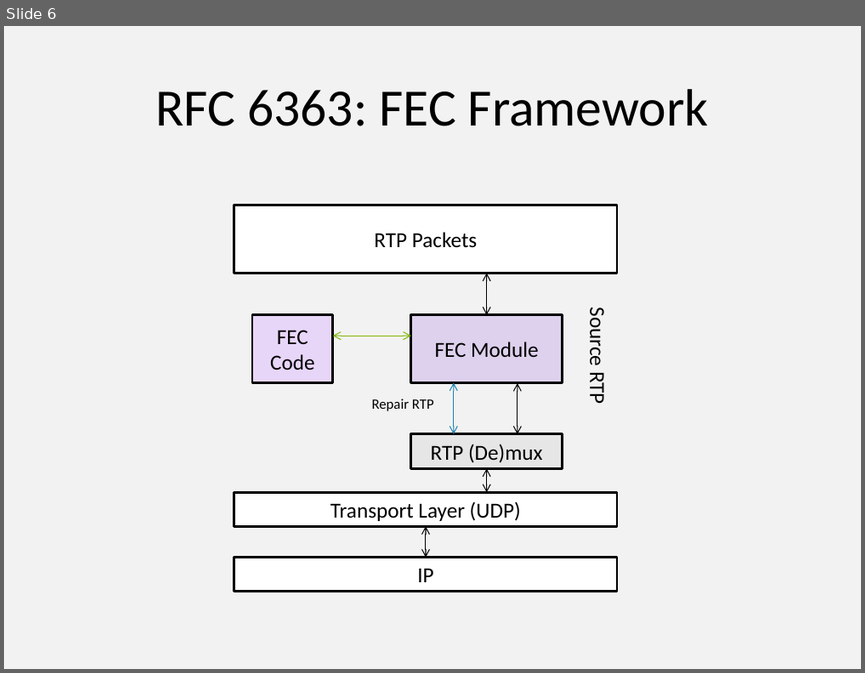
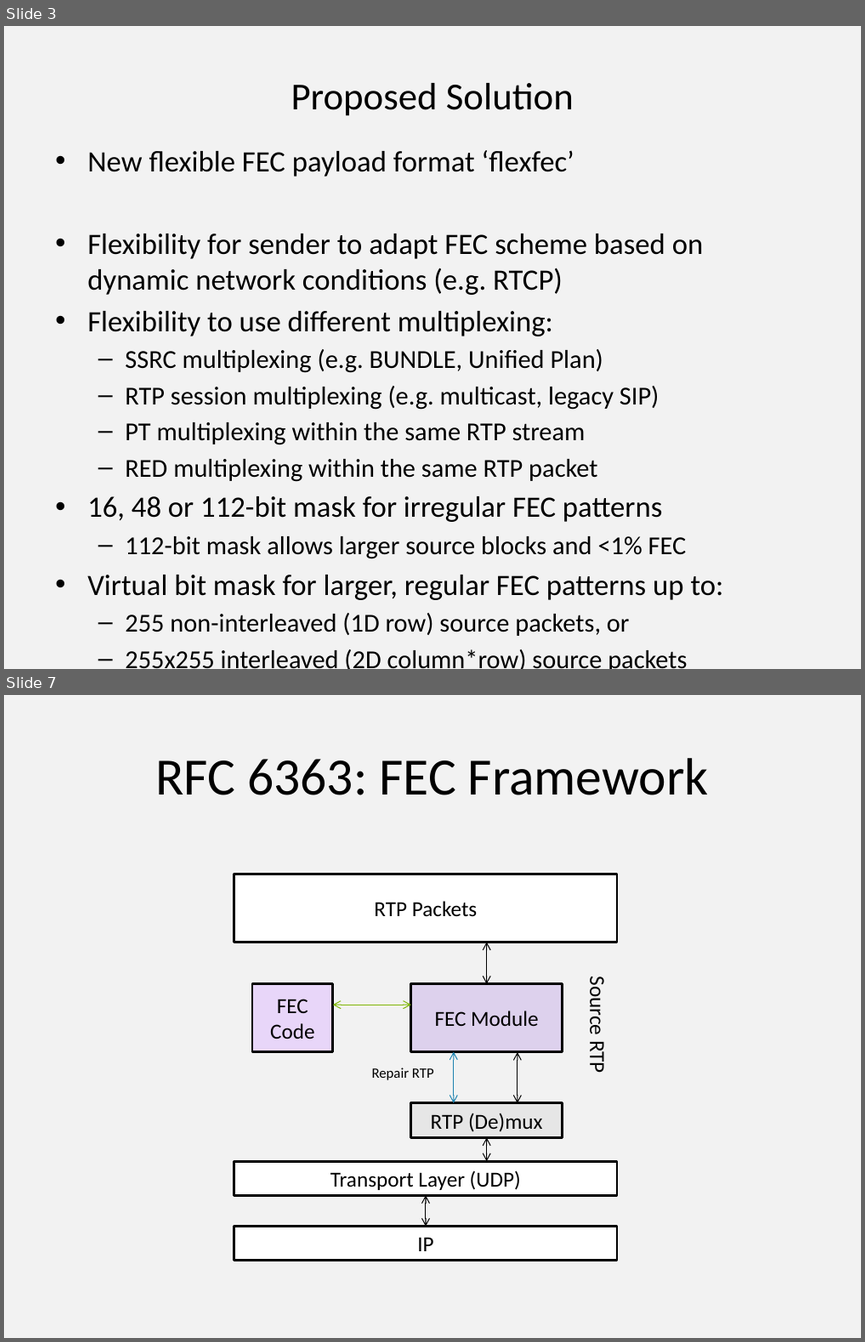
Before and after one commit to vr000m/payload-1d2d-parity-fec, a slide deck: 1d2d/presentations/91-avtcore-flexible-fec.pptx. Shown one above the other, each under a label of ours: slide 6 before the commit, slides 3 and 7 after it; the slides between them are not shown. The pictures are 865x673 and 865x1342 pixels, drawn with LibreOffice and Linux fonts; fonts in the diff are those of the drawing. Boxes give left, top, right and bottom in pixels: in the first picture for what was removed or moved away, otherwise in the second. Text is boxed around its words. In the diff, an @@ line names an element or a change of style, - is before the commit and + after.

```diff
--- a/1d2d/presentations/91-avtcore-flexible-fec.pptx
+++ b/1d2d/presentations/91-avtcore-flexible-fec.pptx
@@ slide 3 added at (x1=4, y1=26, x2=861, y2=669), background #F2F2F2 @@
@@ title added at (x1=291, y1=83, x2=574, y2=116), 32 pt, text #000000 @@
+Proposed Solution
@@ text added at (x1=87, y1=150, x2=724, y2=635), 21.7 pt, text #000000 @@
+• New flexible FEC payload format ‘flexfec’
+• Flexibility for sender to adapt FEC scheme based on dynamic network conditions (e.g. RTCP)
+• Flexibility to use different multiplexing:
+  – SSRC multiplexing (e.g. BUNDLE, Unified Plan)
+  – RTP session multiplexing (e.g. multicast, legacy SIP)
+  – PT multiplexing within the same RTP stream
+  – RED multiplexing within the same RTP packet
+• 16, 48 or 112-bit mask for irregular FEC patterns
+  – 112-bit mask allows larger source blocks and <1% FEC
+• Virtual bit mask for larger, regular FEC patterns up to:
+  – 255 non-interleaved (1D row) source packets, or
+  – 255x255 interleaved (2D column*row) source packets
@@ what was slide 6 is now slide 7 @@
```
Also in this commit, not shown: 7 slides changed, 1 other slide added, 1 slide removed, 2 other files.
